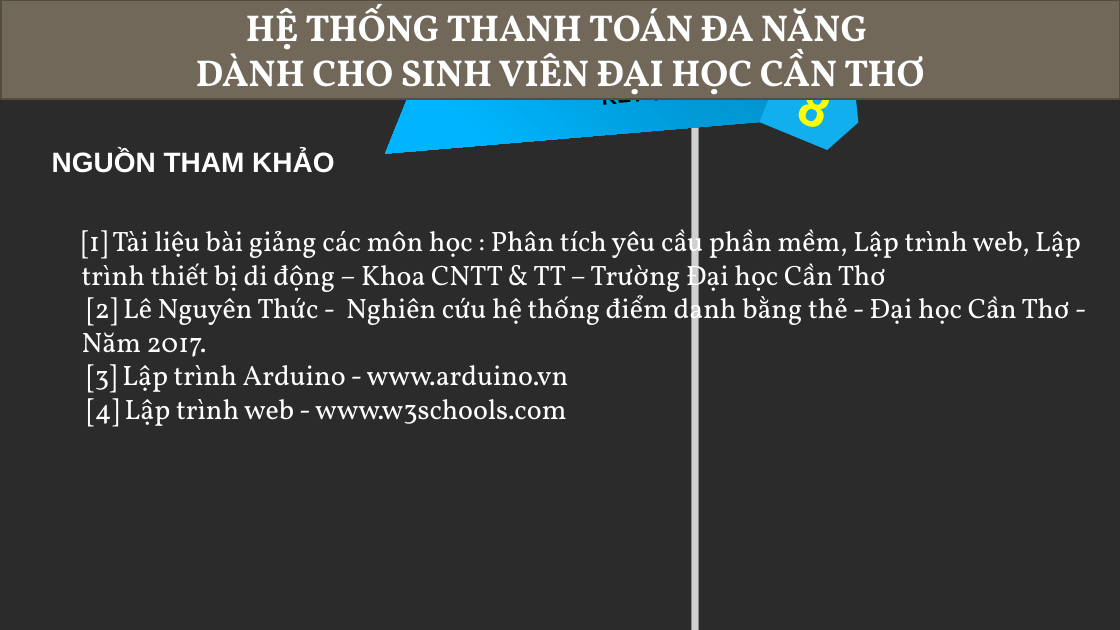
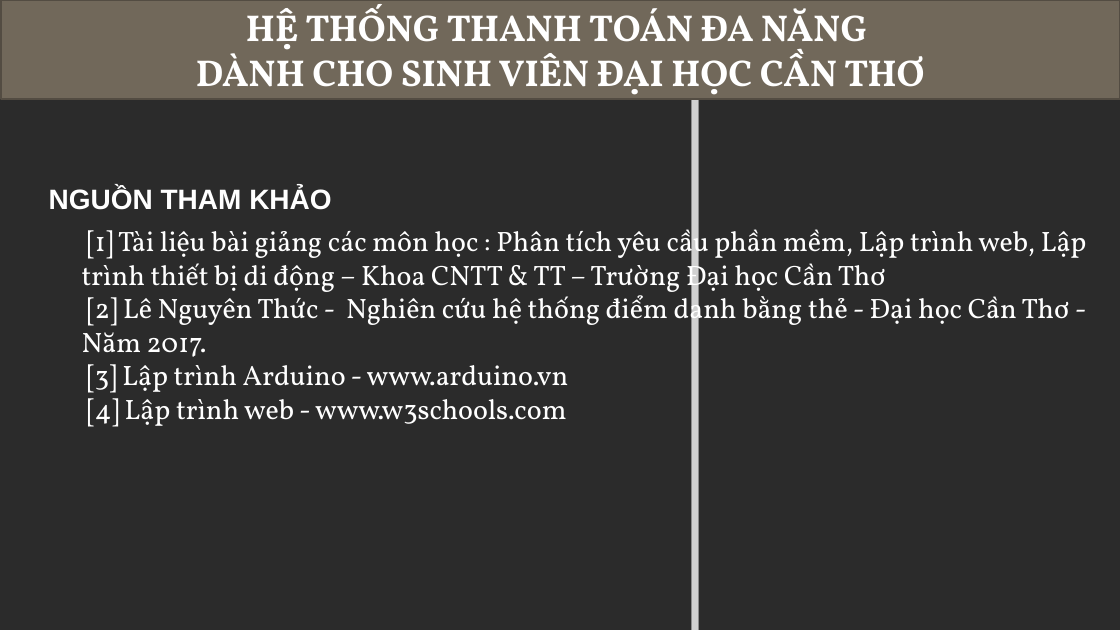
Before and after one commit to iblisbuu/TSV2018-26, a slide deck: slide 27 of documents/Thuyettrinh.pptx (slide 29 before the commit). Drawn at 1120x630 pixels with LibreOffice and Linux fonts; fonts in the diff are those of the drawing; grey boxes stand for pictures; background and template pictures are left out; a plain dark background stands for a picture behind light text. Boxes give left, top, right and bottom in pixels: in the first picture for what was removed or moved away, otherwise in the second. Text is boxed around its words. In the diff, an @@ line names an element or a change of style, - is before the commit and + after.

Commit message:
update slide

```diff
--- a/documents/Thuyettrinh.pptx
+++ b/documents/Thuyettrinh.pptx
@@ freeform shape removed at bbox=[385, 0, 787, 279] @@
@@ freeform shape removed at bbox=[759, 54, 873, 157] @@
-8
@@ text removed at bbox=[507, 70, 719, 121] @@
-    KẾT THÚC
@@ text "NGUỒN THAM KHẢO": place and size @@
-text "NGUỒN THAM KHẢO" at bbox=[52, 150, 334, 173]
+text "NGUỒN THAM KHẢO" at bbox=[49, 187, 331, 210]
@@ text "[1] Tài liệu bài giảng ..." rewrapped from bbox=[82, 224, 1081, 427] to bbox=[82, 224, 1087, 427] @@
```
Also in this commit, not shown: 17 other slides changed, 2 slides removed, 1 other file.
